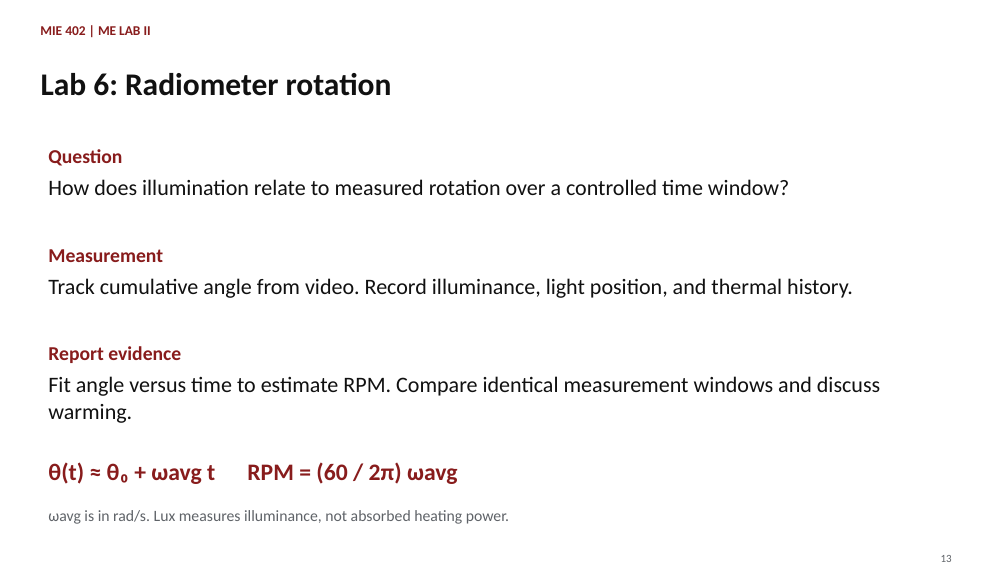
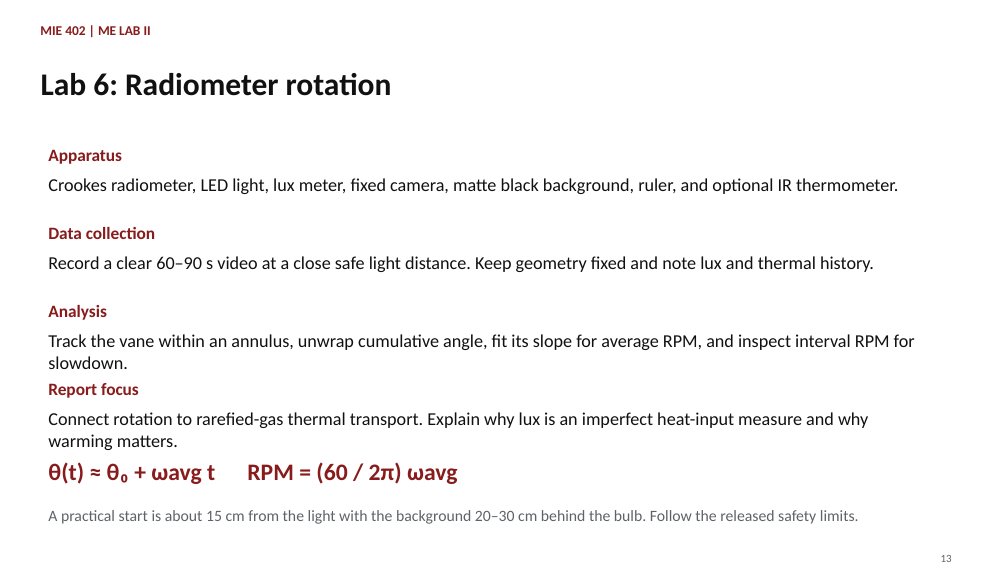
Before and after one commit to Ehsan-Roohi/MIE402-Lab, a slide deck: slide 13 of site/docs/MIE402_Lecture01_Report_Writing_Fall2026_v1.pptx. Drawn at 1008x567 pixels with LibreOffice and Linux fonts; fonts in the diff are those of the drawing. Boxes give left, top, right and bottom in pixels: in the first picture for what was removed or moved away, otherwise in the second. Text is boxed around its words. In the diff, an @@ line names an element or a change of style, - is before the commit and + after.

```diff
--- a/site/docs/MIE402_Lecture01_Report_Writing_Fall2026_v1.pptx
+++ b/site/docs/MIE402_Lecture01_Report_Writing_Fall2026_v1.pptx
@@ text at bbox=[48, 149, 122, 164]: text changed; size 18.8 to 16.5 pt @@
-Question
+Apparatus
@@ text removed at bbox=[48, 179, 789, 195] @@
-How does illumination relate to measured rotation over a controlled time window?
@@ text added at bbox=[48, 178, 898, 194], 17.2 pt, text #111111 @@
+Crookes radiometer, LED light, lux meter, fixed camera, matte black background, ruler, and optional IR thermometer.
@@ text added at bbox=[48, 227, 155, 239], 16.5 pt, text #881C1C, bold @@
+Data collection
@@ text at bbox=[48, 256, 874, 272]: text changed; size 21 to 17.2 pt @@
-Track cumulative angle from video. Record illuminance, light position, and thermal history.
+Record a clear 60–90 s video at a close safe light distance. Keep geometry fixed and note lux and thermal history.
@@ text removed at bbox=[48, 249, 163, 262] @@
-Measurement
@@ text added at bbox=[48, 305, 107, 320], 16.5 pt, text #881C1C, bold @@
+Analysis
@@ text added at bbox=[48, 334, 915, 369], 17.2 pt, text #111111 @@
+Track the vane within an annulus, unwrap cumulative angle, fit its slope for average RPM, and inspect interval RPM for slowdown.
@@ text at bbox=[48, 383, 139, 398]: text changed; size 18.8 to 16.5 pt @@
-Report evidence
+Report focus
@@ text removed at bbox=[48, 376, 880, 423] @@
-Fit angle versus time to estimate RPM. Compare identical measurement windows and discuss warming.
@@ text added at bbox=[48, 412, 868, 450], 17.2 pt, text #111111 @@
+Connect rotation to rarefied-gas thermal transport. Explain why lux is an imperfect heat-input measure and why warming matters.
@@ text at bbox=[48, 510, 859, 524]: text changed @@
-ωavg is in rad/s. Lux measures illuminance, not absorbed heating power.
+A practical start is about 15 cm from the light with the background 20–30 cm behind the bulb. Follow the released safety limits.
```
Also in this commit, not shown: 7 other slides changed, 3 other files.
